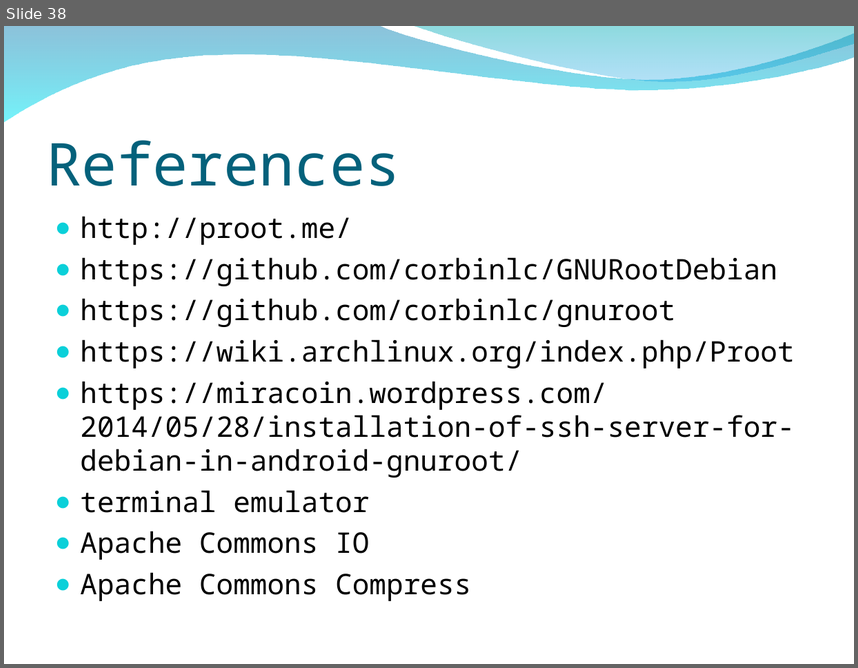
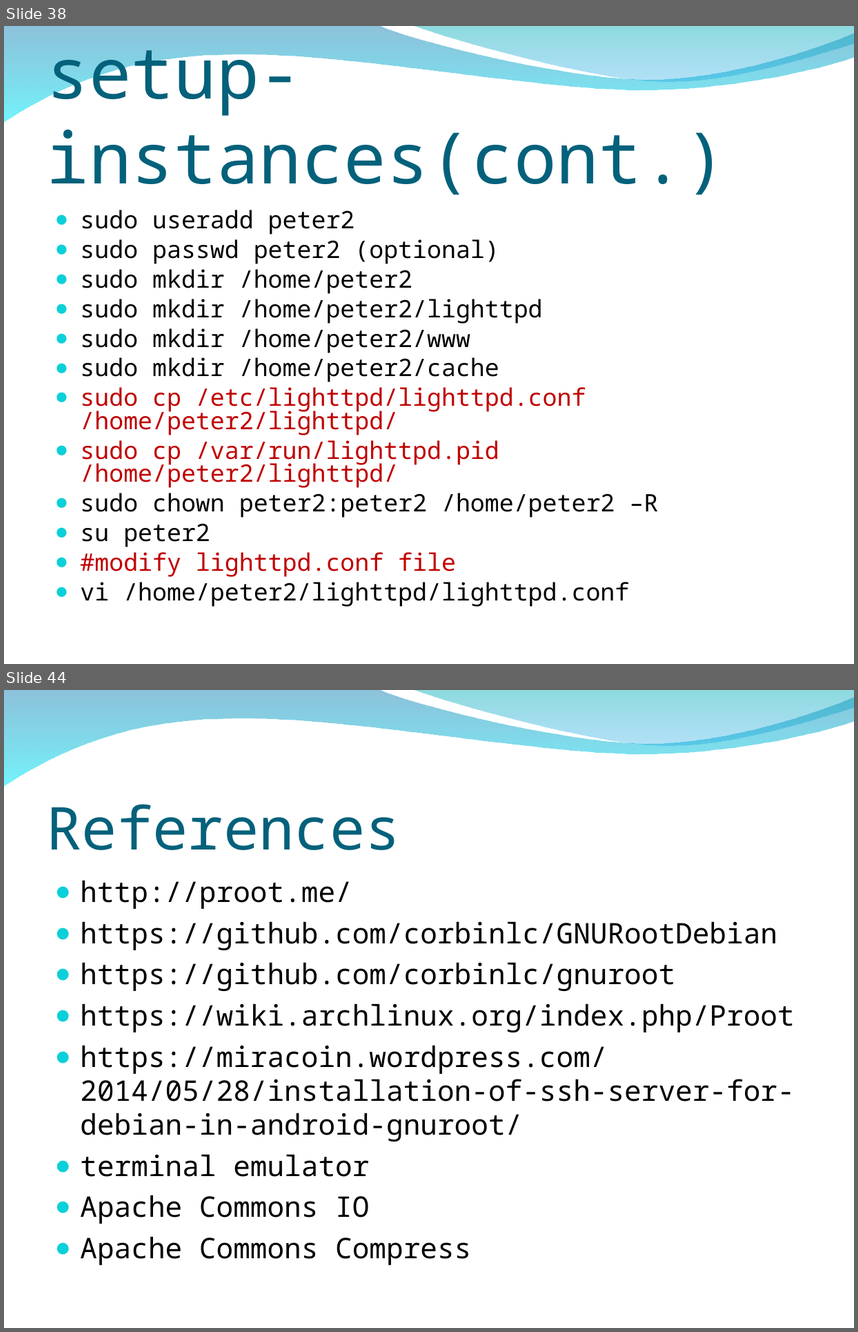
Before and after one commit to peter279k/regular_meeting, a slide deck: Proot.ppt. Shown one above the other, each under a label of ours: slide 38 before the commit, slides 38 and 44 after it; the slides between them are not shown. The pictures are 858x668 and 858x1332 pixels, drawn with LibreOffice and Linux fonts; fonts in the diff are those of the drawing; background and template pictures are left out. Boxes give left, top, right and bottom in pixels: in the first picture for what was removed or moved away, otherwise in the second. Text is boxed around its words. In the diff, an @@ line names an element or a change of style, - is before the commit and + after.

Commit message:
add setup-instances for http server(including Apache.Lighttpd) test: Ubuntu

```diff
--- a/Proot.ppt
+++ b/Proot.ppt
@@ slide 38 added at [4,26,854,664], background picture (left out); not listed: 2 template elements that a slide beside it also shows @@
@@ title added at [47,50,727,195], 60 pt, text #04617B @@
+setup-instances(cont.)
@@ text added at [80,210,658,606], 20.4 pt, text #000000 @@
+● sudo useradd peter2
+● sudo passwd peter2 (optional)
+● sudo mkdir /home/peter2
+● sudo mkdir /home/peter2/lighttpd
+● sudo mkdir /home/peter2/www
+● sudo mkdir /home/peter2/cache
+● sudo cp /etc/lighttpd/lighttpd.conf /home/peter2/lighttpd/
+● sudo cp /var/run/lighttpd.pid /home/peter2/lighttpd/
+● sudo chown peter2:peter2 /home/peter2 –R
+● su peter2
+● #modify lighttpd.conf file
+● vi /home/peter2/lighttpd/lighttpd.conf
@@ what was slide 38 is now slide 44 @@
```
Also in this commit, not shown: 6 other slides added, 1 slide removed.
